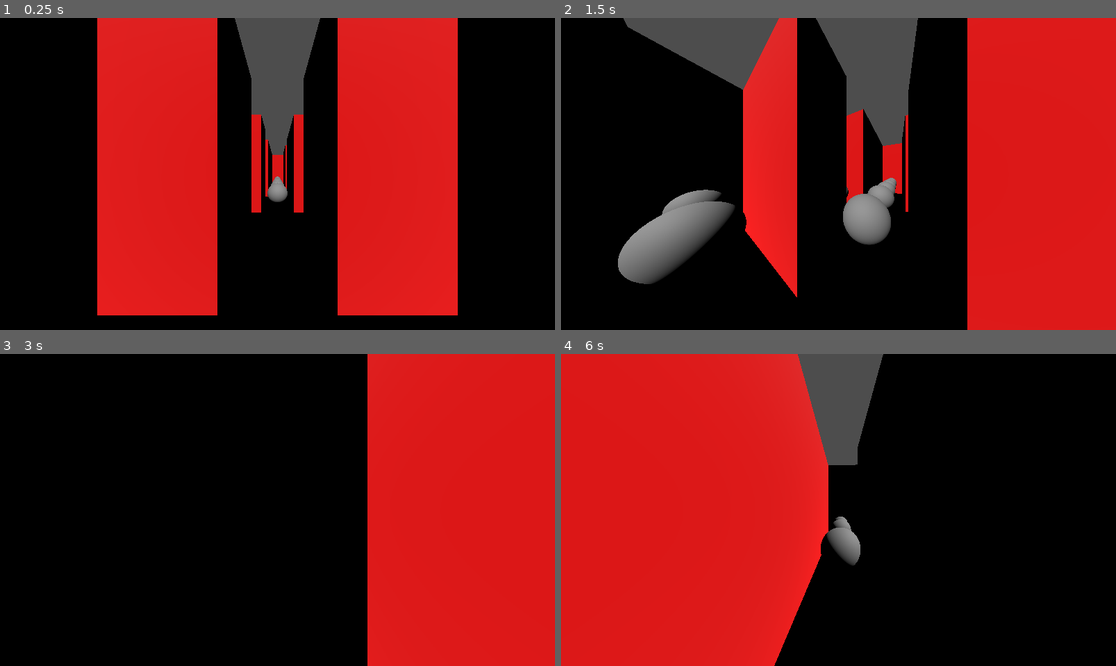
Above: before the commit, frames 1-4 (two rows, left to right).
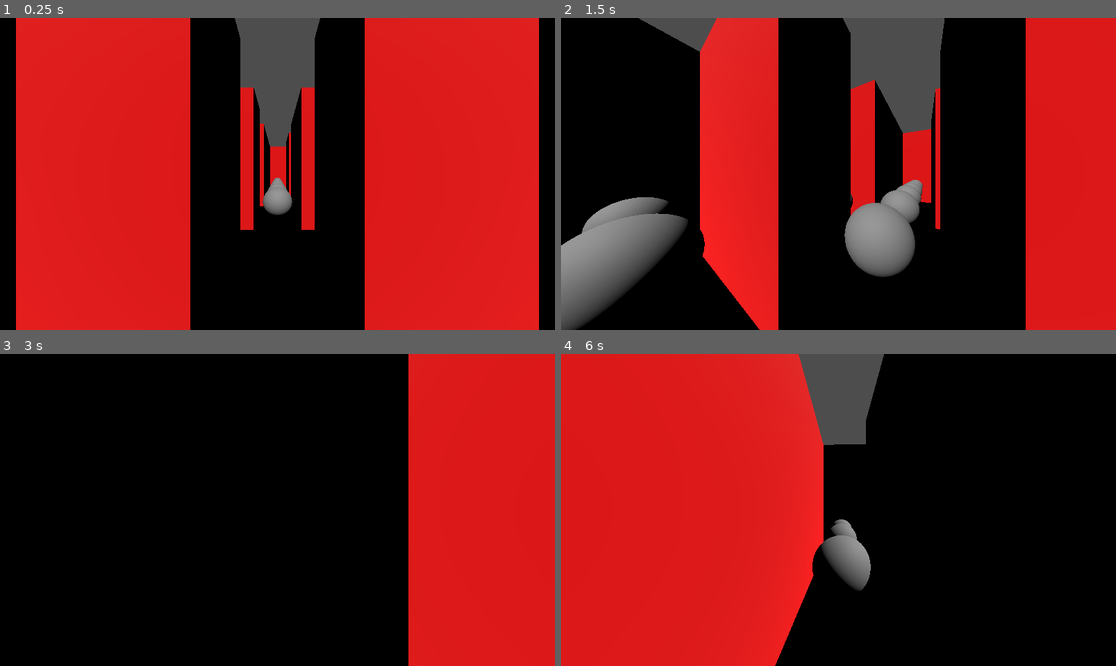
Above: after the commit, the same moments.

Repository: 21RM/Y4S1-JD-Packman
Game: Godot game, scene res://Scenes/World/world.tscn
Same seed, same stepped clock (60 frames per second), same inputs: the game is played once before the commit and once after it.
Inputs:
- Up to frame 1 (0.25 s): no input
- Up to frame 2 (1.5 s): hold D (move_right) 0.53-1.28 s; tap C (toggle_camera) at 0.6, 1.35 s; tap Enter at 1.25 s; hold S (move_backwards) from 1.28 s (still down)
- Up to frame 3 (3 s): release S (move_backwards) at 2.03 s; hold D (move_right) from 2.03 s (still down); tap C (toggle_camera) at 2.1, 2.85 s; tap Space at 2.75 s
- Up to frame 4 (6 s): tap Enter at 3.5, 5 s; release D (move_right) at 3.53 s; hold A (move_left) 3.53-5.03 s; tap C (toggle_camera) every 0.75 s from 3.6 to 5.85 s; tap Space at 4.25, 5.75 s; hold S (move_backwards) 5.03-5.78 s; hold D (move_right) from 5.78 s (still down)

The runs differ from the first frame. In frame 1, 44% of the frame differs, in the area x 2-98%, y 0-100%; in frame 2, 38%; in frame 3, 7.4%; in frame 4, 1.9%.

Commit message:
merged and now there are dots

Diff:
--- a/Prototipes/3DPackman/3d-packman/Scenes/Player/packman.tscn
+++ b/Prototipes/3DPackman/3d-packman/Scenes/Player/packman.tscn
@@ -29,7 +29,7 @@
 
 [node name="Camera" type="Camera3D" parent="."]
 transform = Transform3D(1, 0, 0, 0, 1, 0, 0, 0, 1, 0, 0.47, 0)
-fov = 120.0
+fov = 100.0
 
 [node name="Head" type="MeshInstance3D" parent="."]
 transform = Transform3D(1, 0, 0, 0, 1, 0, 0, 0, 1, 0, 0.5, -0.22)
